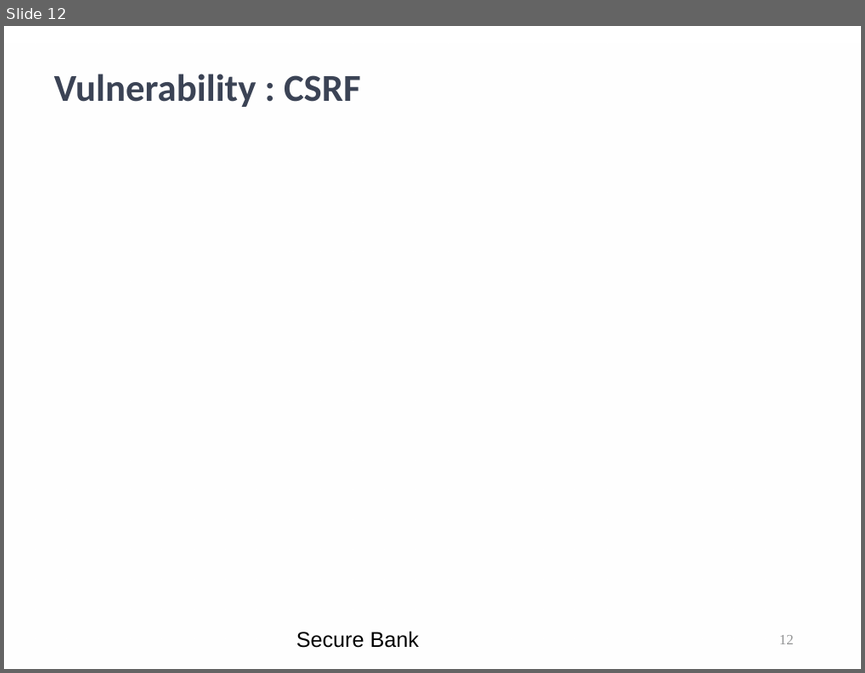
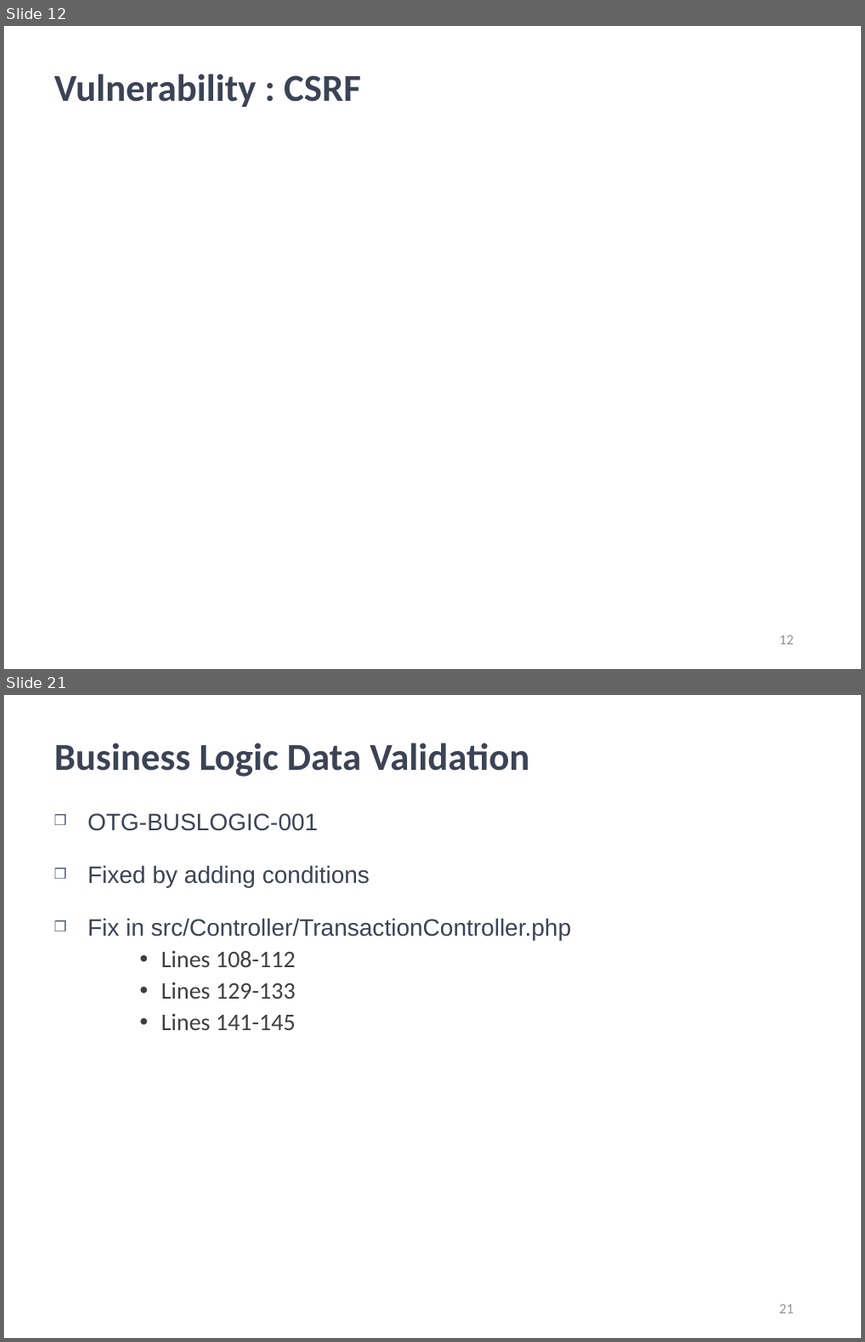
Before and after one commit to kwuerl/secure-coding-team-8, a slide deck: presentations/Phase3.ppt. Shown one above the other, each under a label of ours: slide 12 before the commit, slides 12 and 21 after it; the slides between them are not shown. The pictures are 865x673 and 865x1342 pixels, drawn with LibreOffice and Linux fonts; fonts in the diff are those of the drawing; background and template pictures are left out. Boxes give left, top, right and bottom in pixels: in the first picture for what was removed or moved away, otherwise in the second. Text is boxed around its words. In the diff, an @@ line names an element or a change of style, - is before the commit and + after.

```diff
--- a/presentations/Phase3.ppt
+++ b/presentations/Phase3.ppt
@@ slide 21 added at (4, 695, 861, 1338), background picture (left out) @@
@@ title added at (54, 743, 529, 777), 32 pt, text #3B4355, bold @@
+Business Logic Data Validation
@@ text added at (87, 813, 571, 1030), 20 pt, text #3B4355 @@
+❒ OTG-BUSLOGIC-001
+❒ Fixed by adding conditions
+❒ Fix in src/Controller/TransactionController.php
+    • Lines 108-112
+    • Lines 129-133
+    • Lines 141-145
@@ page number added at (779, 1304, 794, 1313), 12 pt, text #919293 @@
+21
@@ slide 12 changed as well @@
@@ rectangle removed at (4, 43, 861, 669) @@
@@ text removed at (296, 630, 419, 647) @@
-Secure Bank
@@ page number at (779, 635, 794, 644): font Times New Roman to Calibri @@
```
Also in this commit, not shown: 34 other slides changed, 12 other slides added, 1 slide removed.
